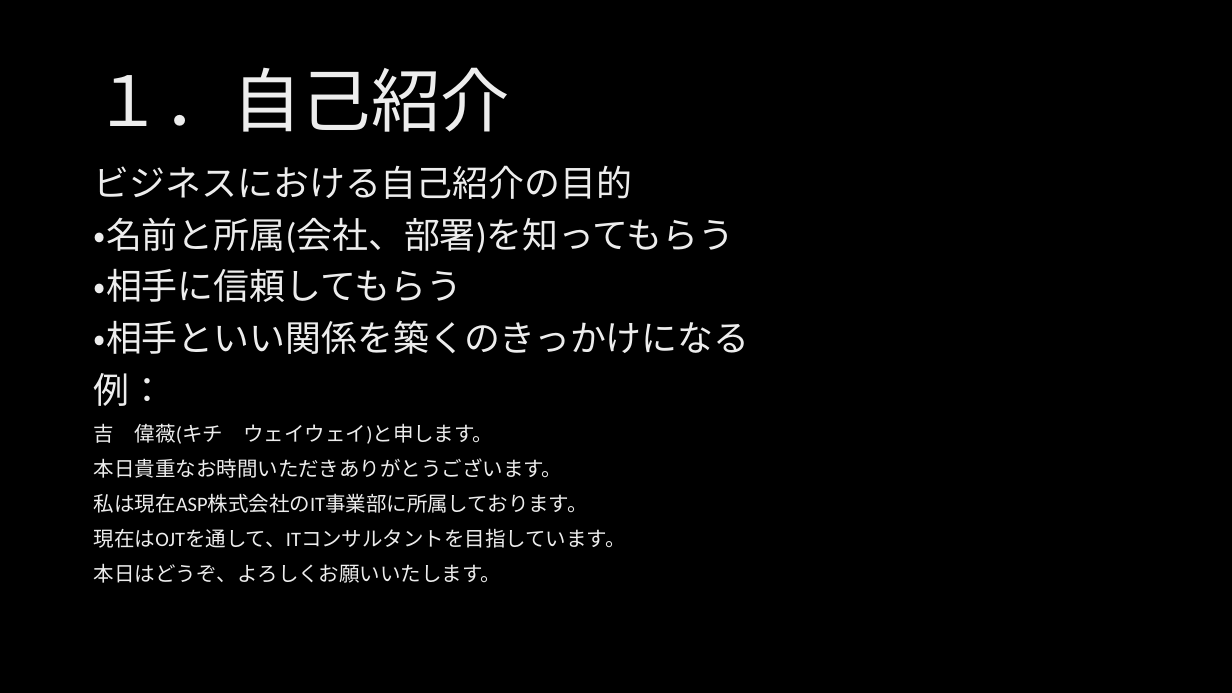
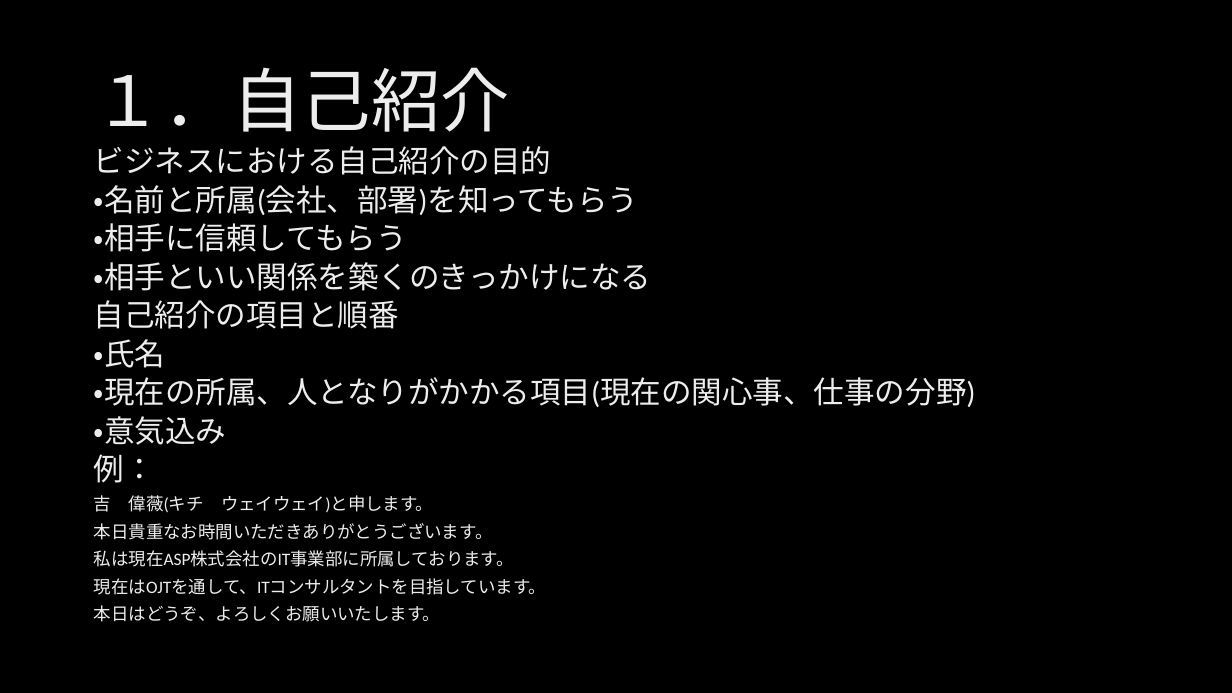
Before and after one commit to ljsdl/kmusubi, a slide deck: slide 3 of docs/999_学习资料汇总/実用日本語.pptx. Drawn at 1232x693 pixels with LibreOffice and Linux fonts; fonts in the diff are those of the drawing; background and template pictures are left out. Boxes give left, top, right and bottom in pixels: in the first picture for what was removed or moved away, otherwise in the second. Text is boxed around its words. In the diff, an @@ line names an element or a change of style, - is before the commit and + after.

Commit message:
ビジネス日本語

```diff
--- a/docs/999_学习资料汇总/実用日本語.pptx
+++ b/docs/999_学习资料汇总/実用日本語.pptx
@@ text "ビジネスにおける自己紹介の目的": place and size @@
-text "ビジネスにおける自己紹介の目的" at box(94, 165, 750, 583)
+text "ビジネスにおける自己紹介の目的" at box(94, 146, 976, 622)
@@ text at box(94, 146, 651, 622): size 28 to 23.8 pt in "ビジネスにおける自己紹介の目的", "・名前と所属(会社、部署)を知ってもらう", "・相手に信頼してもらう", "・相手といい関係を築くのきっかけになる" and 1 more places; size 16 to 13.6 pt in "吉 偉薇(キチ ウェイウェイ)と申します。", "本日貴重なお時間いただきありがとうございます。", "私は現在ASP株式会社のIT事業部に所属しております。", "現在はOJTを通して、ITコンサルタントを目指しています。" and 1 more places; line spacing 0.9 to 0.7 @@
@@ text at box(94, 300, 976, 445): paragraphs added @@
+自己紹介の項目と順番
+・氏名
+・現在の所属、人となりがかかる項目(現在の関心事、仕事の分野)
+・意気込み
```
Also in this commit, not shown: 2 other slides changed, 10 slides added.
